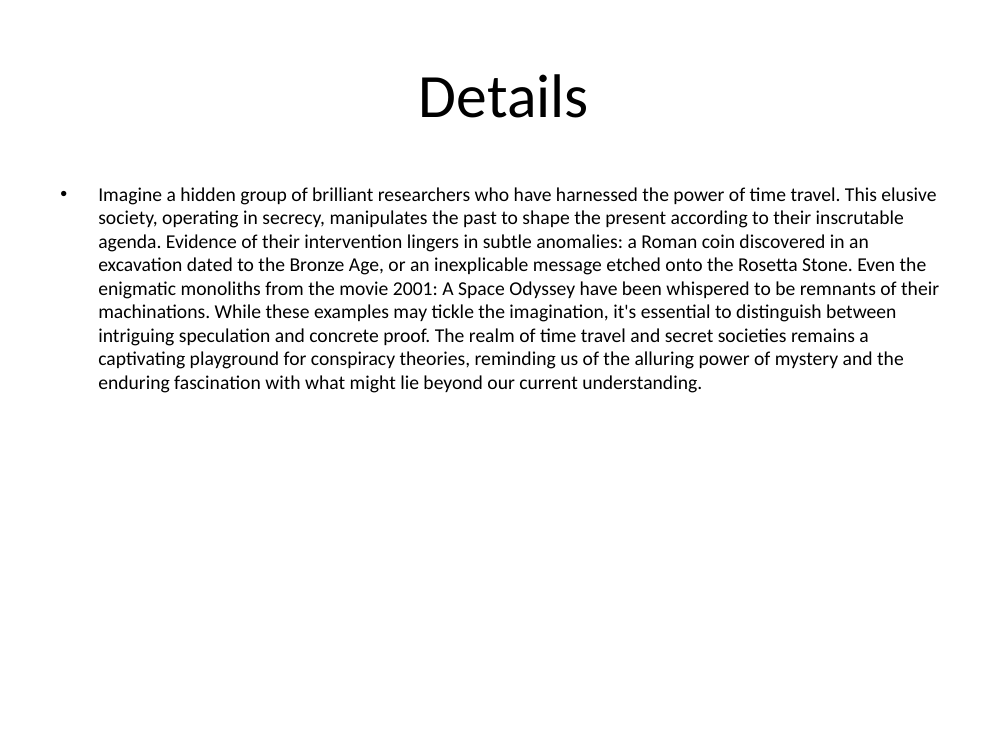
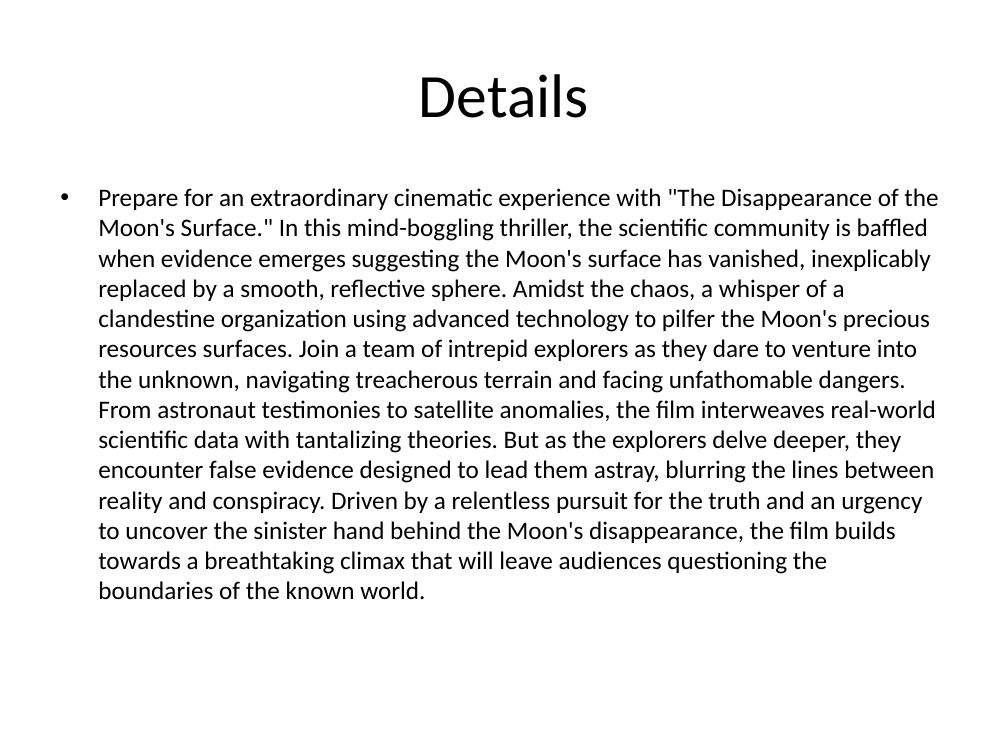
Before and after one commit to 0Armaan025/conspiracy-ppt-generator-api, a slide deck: slide 3 of generated_presentation.pptx. Drawn at 1008x756 pixels with LibreOffice and Linux fonts; fonts in the diff are those of the drawing. Boxes give left, top, right and bottom in pixels: in the first picture for what was removed or moved away, otherwise in the second. Text is boxed around its words. In the diff, an @@ line names an element or a change of style, - is before the commit and + after.

```diff
--- a/generated_presentation.pptx
+++ b/generated_presentation.pptx
@@ text at [98, 188, 938, 600]: text changed; size 14 to 18 pt @@
-• Imagine a hidden group of brilliant researchers who have harnessed the power of time travel. This elusive society, operating in secrecy, manipulates the past to shape the present according to their inscrutable agenda. Evidence of their intervention lingers in subtle anomalies: a Roman coin discovered in an excavation dated to the Bronze Age, or an inexplicable message etched onto the Rosetta Stone. Even the enigmatic monoliths from the movie 2001: A Space Odyssey have been whispered to be remnants of their machinations. While these examples may tickle the imagination, it's essential to distinguish between intriguing speculation and concrete proof. The realm of time travel and secret societies remains a captivating playground for conspiracy theories, reminding us of the alluring power of mystery and the enduring fascination with what might lie beyond our current understanding.
+• Prepare for an extraordinary cinematic experience with "The Disappearance of the Moon's Surface." In this mind-boggling thriller, the scientific community is baffled when evidence emerges suggesting the Moon's surface has vanished, inexplicably replaced by a smooth, reflective sphere. Amidst the chaos, a whisper of a clandestine organization using advanced technology to pilfer the Moon's precious resources surfaces. Join a team of intrepid explorers as they dare to venture into the unknown, navigating treacherous terrain and facing unfathomable dangers. From astronaut testimonies to satellite anomalies, the film interweaves real-world scientific data with tantalizing theories. But as the explorers delve deeper, they encounter false evidence designed to lead them astray, blurring the lines between reality and conspiracy. Driven by a relentless pursuit for the truth and an urgency to uncover the sinister hand behind the Moon's disappearance, the film builds towards a breathtaking climax that will leave audiences questioning the boundaries of the known world.
```
Also in this commit, not shown: 3 other slides changed, 1 slide added, 1 slide removed, 2 other files.
